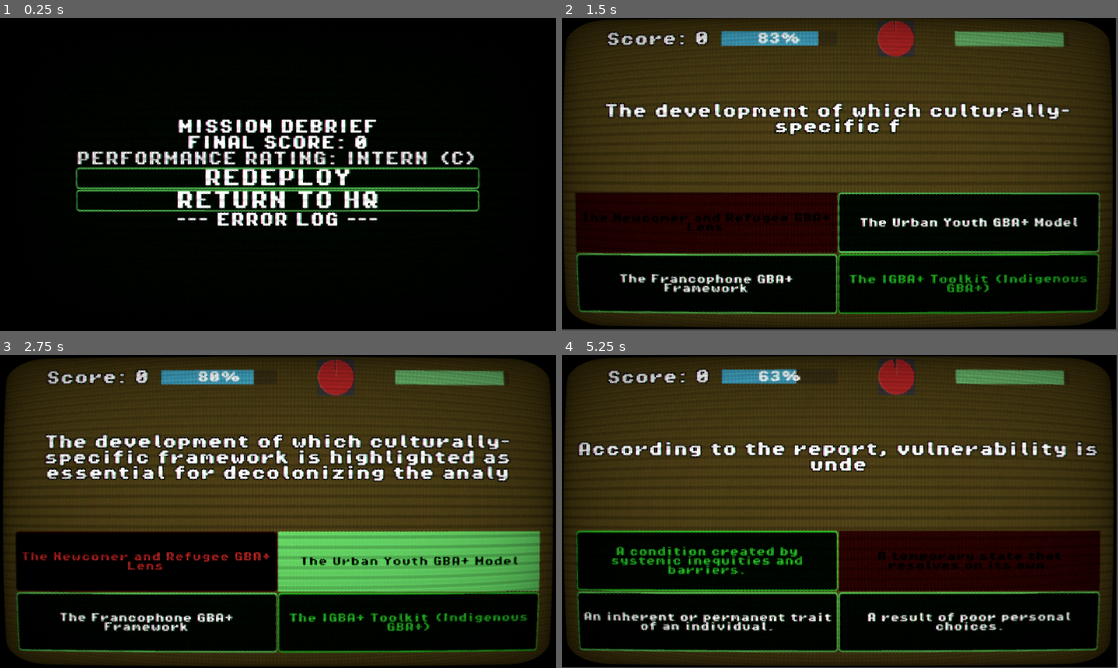
Above: before the commit, frames 1-4 (two rows, left to right).
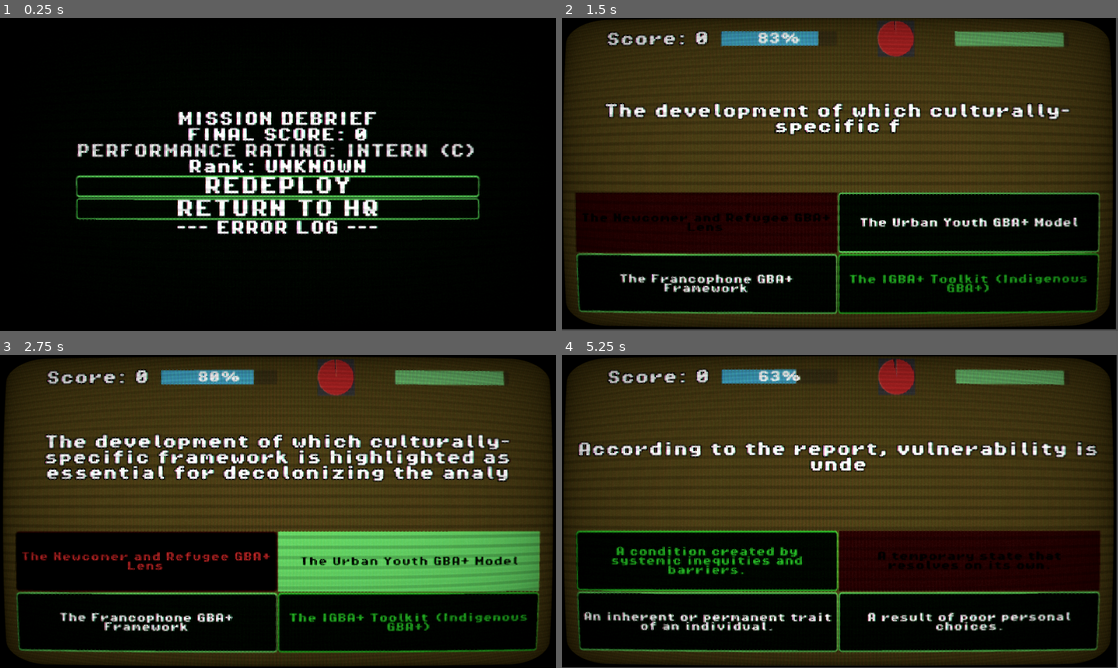
Above: after the commit, the same moments.

Repository: nzach123/multiplechoicequizgame_01a
Game: Godot game, scene res://scenes/AARScreen.tscn
The game is run twice, just before and just after one commit, with the same random seed, the same clock (stepped at 60 frames per second) and the same inputs. This scene is started directly instead of the project's main scene. Sound files missing from this copy of the repository are replaced by a short silence.
Inputs:
- Up to frame 1 (0.25 s): no input
- Up to frame 2 (1.5 s): click "REDEPLOY" at 0.5 s; click "The Newcomer and Refugee GBA+…" at 1.25 s
- Up to frame 3 (2.75 s): click "The Urban Youth GBA+ Model" at 2 s
- Up to frame 4 (5.25 s): click "The Francophone GBA+ Framework" at 2.75 s; click "The IGBA+ Toolkit (Indigenous…" at 3.5 s; click "ACKNOWLEDGE" at 4.25 s; click "A temporary state that resolv…" at 5 s

The runs differ from the first frame. In frame 1, 12% of the frame differs, in the area x 13-87%, y 29-70%; in frame 2, less than 0.1%; in frame 3, less than 0.1%; in frame 4, less than 0.1%.

Commit message:
Add persistent high score and mastery tracking
Introduces persistent storage for player progress, including high scores and mastery percentage per course. Updates the AAR screen to display best record stats, and refactors score handling to use a correct answer counter. Game progress is now saved and loaded automatically.

Diff:
--- a/scenes/AARScreen.tscn
+++ b/scenes/AARScreen.tscn
@@ -83,6 +83,13 @@
 horizontal_alignment = 1
 vertical_alignment = 1
 
+[node name="StatsLabel" type="Label" parent="VBoxContainer"]
+layout_mode = 2
+theme = ExtResource("1_3dr1d")
+text = "Rank: UNKNOWN"
+horizontal_alignment = 1
+vertical_alignment = 1
+
 [node name="RetryButton" type="Button" parent="VBoxContainer"]
 layout_mode = 2
 tooltip_text = "REDEPLOY"
--- a/scripts/AARScreen.gd
+++ b/scripts/AARScreen.gd
@@ -1,6 +1,7 @@
 extends Control
 @onready var sfx_click: AudioStreamPlayer = $AudioManager/SFX_Click
 @onready var sfx_result: AudioStreamPlayer = $AudioManager/SFX_Result
+@onready var stats_label: Label = $VBoxContainer/StatsLabel
 
 @onready var score_label = $VBoxContainer/ScoreLabel
 @onready var rank_label = $VBoxContainer/RankLabel
@@ -16,6 +17,20 @@
 
 func display_results():
 	score_label.text = "FINAL SCORE: " + str(GameManager.current_score)
+
+	# Display High Score & Mastery
+	var course_id = GameManager.current_course_id
+	if GameManager.player_progress.has(course_id):
+		var p_data = GameManager.player_progress[course_id]
+		var high_score = p_data.get("high_score", 0)
+		var mastery = p_data.get("mastery_percent", 0.0)
+
+		stats_label.text = "BEST RECORD: Score %d | Mastery %.1f%%" % [high_score, mastery]
+		stats_label.horizontal_alignment = HORIZONTAL_ALIGNMENT_CENTER
+		stats_label.modulate = Color(0.8, 0.8, 1.0) # Light Blue
+
+		$VBoxContainer.add_child(stats_label)
+		$VBoxContainer.move_child(stats_label, 2)
 
 	# Calculate Rank
 	var rank = "F"
--- a/scripts/GameManager.gd
+++ b/scripts/GameManager.gd
@@ -6,10 +6,17 @@
 
 # Session Data
 var current_score = 0
+var correct_answers_count = 0
 var current_integrity = 100
 
+# Persistent Data
+var player_progress = {}
+var save_path = "user://savegame.save"
 
 var session_log = [] # Stores dictionary of { "question": "", "user_choice": "", "correct_answer": "" }
+
+func _ready():
+	load_game()
 
 func load_course_data(course_id: String):
 	current_course_id = course_id
@@ -31,8 +38,33 @@
 
 func reset_stats():
 	current_score = 0
+	correct_answers_count = 0
 	current_integrity = 100
 	session_log.clear()
+
+func add_correct_answer():
+	correct_answers_count += 1
+	current_score = correct_answers_count * 100
+
+func save_game():
+	var file = FileAccess.open(save_path, FileAccess.WRITE)
+	if file:
+		var json_string = JSON.stringify(player_progress)
+		file.store_string(json_string)
+		file.close()
+
+func load_game():
+	if not FileAccess.file_exists(save_path):
+		return
+
+	var file = FileAccess.open(save_path, FileAccess.READ)
+	if file:
+		var json_string = file.get_as_text()
+		var json = JSON.new()
+		var error = json.parse(json_string)
+		if error == OK:
+			player_progress = json.data
+		file.close()
 
 func log_mistake(question_text, user_choice, correct_answer):
 	session_log.append({
--- a/scripts/GameSession.gd
+++ b/scripts/GameSession.gd
@@ -214,7 +214,7 @@
 	feedback_label.modulate = Color.GREEN
 	apply_shake(5.0)
 
-	GameManager.current_score += 100
+	GameManager.add_correct_answer()
 	update_score_ui()
 	buttons[idx].modulate = Color.GREEN
 
@@ -282,6 +282,27 @@
 	round_timer.stop()
 	sfx_ambience.stop()
 	inputs_locked = true
+
+	# Calculate Stats & Save
+	var total_attempted = GameManager.correct_answers_count + GameManager.session_log.size()
+	var mastery_percent = 0.0
+	if total_attempted > 0:
+		mastery_percent = (float(GameManager.correct_answers_count) / total_attempted) * 100.0
+
+	var course_id = GameManager.current_course_id
+	if not GameManager.player_progress.has(course_id):
+		GameManager.player_progress[course_id] = { "high_score": 0, "mastery_percent": 0.0 }
+
+	var current_high_score = GameManager.player_progress[course_id]["high_score"]
+	var current_mastery = GameManager.player_progress[course_id]["mastery_percent"]
+
+	if GameManager.current_score > current_high_score:
+		GameManager.player_progress[course_id]["high_score"] = GameManager.current_score
+
+	if mastery_percent > current_mastery:
+		GameManager.player_progress[course_id]["mastery_percent"] = mastery_percent
+
+	GameManager.save_game()
 
 	question_label.text = "SIMULATION ENDED"
 
